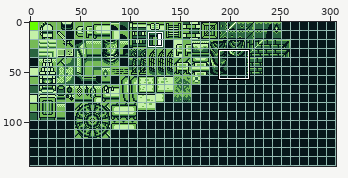
A sprite sheet gets an edit: Ruins-of-Aether/Tilemaps/castle.png. Above: a wide view before the commit, with the close-up outlined.
Close-up. First the earlier version:
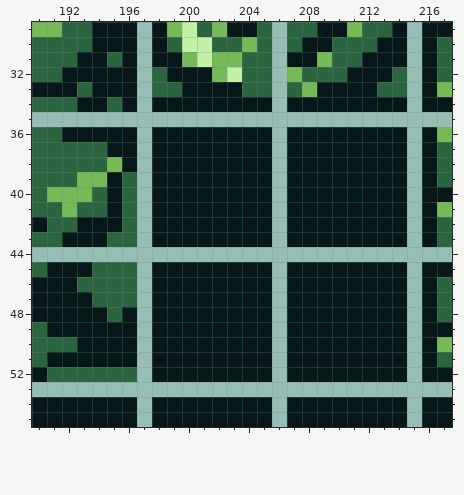
The file is 306x144 pixels. Pixels under 10% opacity are left out. Colours within 5 levels of each other are drawn and written as one. Shown: x 190..217, y 29..55.
Now the later version:
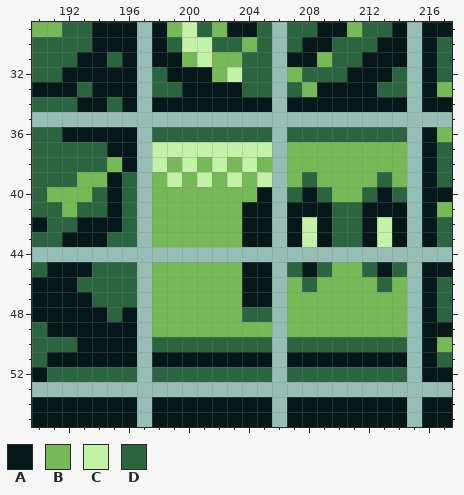
Palette (. is transparent): A #06171a  B #75ba57  C #c4f1a8  D #2a6540
Difference:
Colour B replaces colour A in row 37 at x 207 to 214; in row 38 at x 199, 201, 203, 205 and 207 to 214; in row 39 at x 198, 200, 202, 204, 207, 209 to 212 and 214; in row 40 at x 198 to 204 and 210 to 211; in rows 41 to 43 at x 198 to 203; in row 45 at x 198 to 203 and 210 to 211.
Colour B replaces colour A in row 46 at x 198 to 203, 207, 209 to 212 and 214; in rows 47 to 48 at x 198 to 203 and 207 to 214; in row 49 at x 198 to 205 and 207 to 214.
Colour C replaces colour A in row 37 at x 198 to 205; in row 38 at x 198, 200, 202 and 204; in row 39 at x 199, 201, 203 and 205; in rows 42 to 43 at x 208 and 213.
Colour D replaces colour A in row 36 at x 198 to 205 and 207 to 214; in row 39 at x 208 and 213; in row 40 at x 207, 209, 212 and 214; in rows 41 to 43 at x 210 to 211; in row 45 at x 207, 209, 212 and 214; in row 46 at x 208 and 213.
Colour D replaces colour A in row 48 at x 204 to 205; in row 50 at x 198 to 205 and 207 to 214; in row 52 at x 198 to 205 and 207 to 214.
